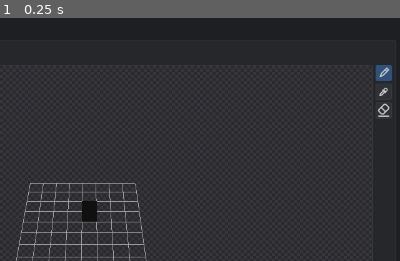
Above: before the commit, frame 1.
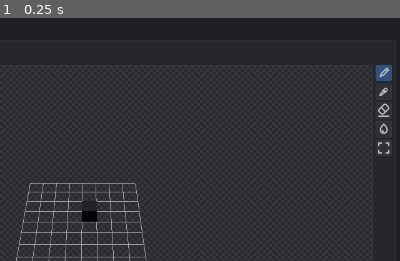
Above: after the commit, the same moment.

Repository: LeonardMeagher2/LVE
Game: Godot game, scene res://Main.tscn
Same seed, same stepped clock (60 frames per second), same inputs: the game is played once before the commit and once after it.
Inputs:
- Up to frame 1 (0.25 s): no input
The pictures show only the part of the screen within x 50-100%, y 0-50%; the shares and areas given below are measured in that part.

The runs differ from the first frame. In frame 1, 0.1% of the frame differs, in the area x 94-98%, y 43-56%.

Commit message:
Register the Fill and Selection plugins in State

Diff:
--- a/State/State.gd
+++ b/State/State.gd
@@ -50,6 +50,8 @@
 	add_plugin(load("res://plugins/Brush/BrushPlugin.gd").new())
 	add_plugin(load("res://plugins/Eyedropper/EyedropperPlugin.gd").new())
 	add_plugin(load("res://plugins/Eraser/EraserPlugin.gd").new())
+	add_plugin(load("res://plugins/Fill/FillPlugin.gd").new())
+	add_plugin(load("res://plugins/Selection/SelectionPlugin.gd").new())
 
 
 
--- a/plugins/Eyedropper/EyedropperPlugin.gd
+++ b/plugins/Eyedropper/EyedropperPlugin.gd
@@ -1,10 +1,7 @@
 extends VoxiPlugin
 
-const ToolBar = preload("./Toolbar.tscn")
-const Tool = preload("./EyedropperTool.tscn")
-
-@onready var _toolbar = ToolBar.instantiate()
-@onready var _tool = Tool.instantiate()
+@onready var _toolbar := preload("./Toolbar.tscn").instantiate()
+@onready var _tool := preload("./EyedropperTool.tscn").instantiate()
 
 func _ready() -> void:
 	name = "EyedropperPlugin"
--- a/plugins/brush/BrushPlugin.gd
+++ b/plugins/brush/BrushPlugin.gd
@@ -1,12 +1,8 @@
 extends VoxiPlugin
 
-const ToolBar = preload("./Toolbar.tscn")
-const Options = preload("./Options.tscn")
-const BrushTool = preload("./BrushTool.tscn")
-
-@onready var _toolbar := ToolBar.instantiate()
-@onready var _options := Options.instantiate()
-@onready var _tool := BrushTool.instantiate()
+@onready var _toolbar := preload("./Toolbar.tscn").instantiate()
+@onready var _options := preload("./Options.tscn").instantiate()
+@onready var _tool := preload("./BrushTool.tscn").instantiate()
 
 
 func _ready() -> void:
--- a/plugins/brush/cursor_material.tres
+++ b/plugins/brush/cursor_material.tres
@@ -2,4 +2,3 @@
 
 [resource]
 render_priority = 1
-shading_mode = 0
--- a/plugins/eraser/EraserPlugin.gd
+++ b/plugins/eraser/EraserPlugin.gd
@@ -1,10 +1,7 @@
 extends VoxiPlugin
 
-const ToolBar = preload("./Toolbar.tscn")
-const Tool = preload("./EraserTool.tscn")
-
-@onready var _toolbar = ToolBar.instantiate()
-@onready var _tool = Tool.instantiate()
+@onready var _toolbar := preload("./Toolbar.tscn").instantiate()
+@onready var _tool := preload("./EraserTool.tscn").instantiate()
 
 func _ready() -> void:
 	name = "EraserPlugin"
